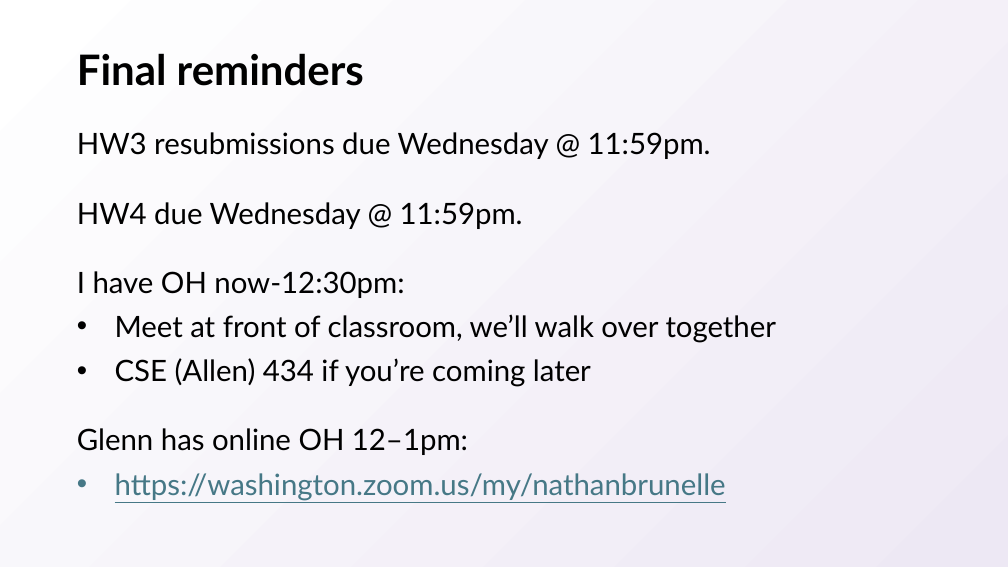
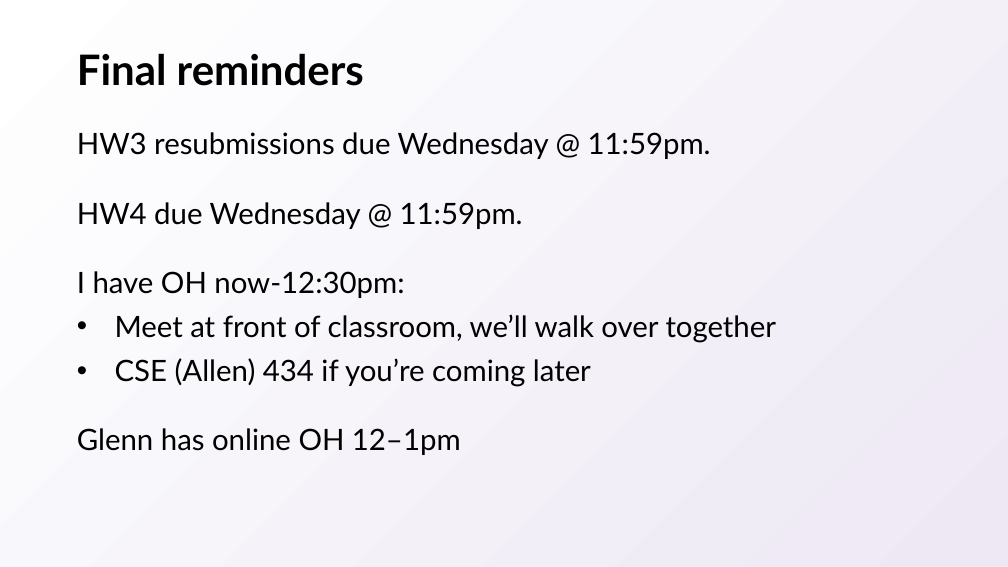
Before and after one commit to natebrunelle/cse417, a slide deck: slide 42 of markdown/files/slides/14.pptx. Drawn at 1008x567 pixels with LibreOffice and Linux fonts; fonts in the diff are those of the drawing. Boxes give left, top, right and bottom in pixels: in the first picture for what was removed or moved away, otherwise in the second. Text is boxed around its words. In the diff, an @@ line names an element or a change of style, - is before the commit and + after.

```diff
--- a/markdown/files/slides/14.pptx
+++ b/markdown/files/slides/14.pptx
@@ text at [77, 428, 461, 455]: text changed; text colour #467886 to #000000 @@
-Glenn has online OH 12–1pm:
-• https://washington.zoom.us/my/nathanbrunelle
+Glenn has online OH 12–1pm
```
Also in this commit, not shown: 5 other files.
